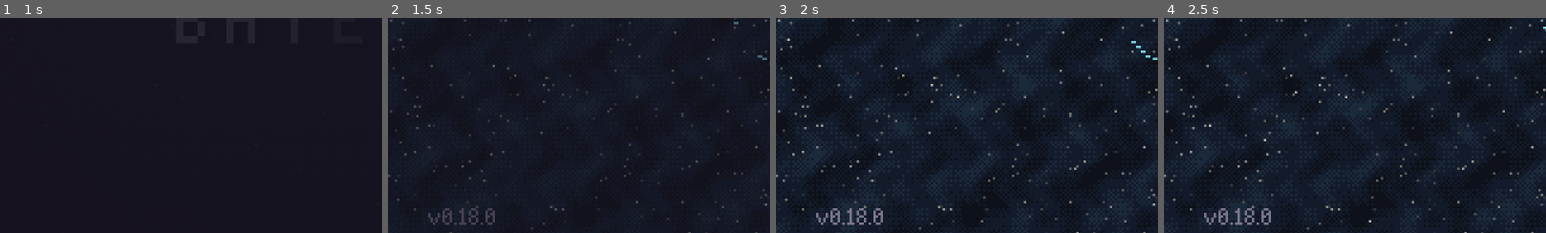
Above: before the commit, frames 1-4 (left to right).
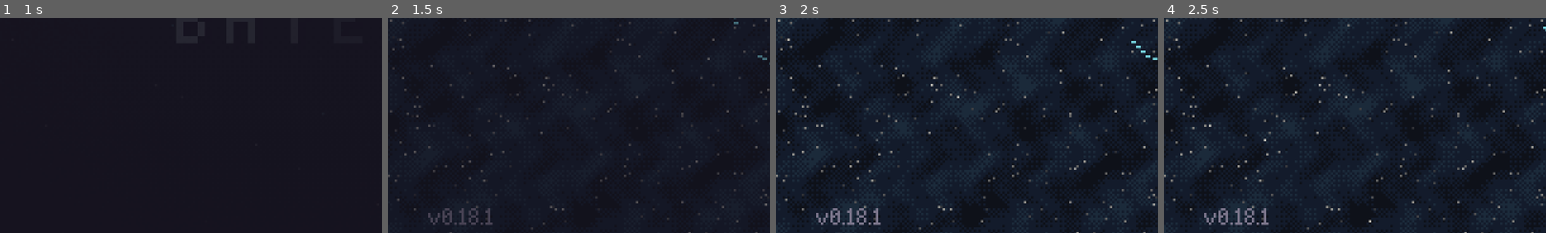
Above: after the commit, the same moments.

Repository: rodriguezric/protektor-jrpg
Game: Godot game, scene res://scenes/shell.tscn
The game is run twice, just before and just after one commit, with the same random seed, the same clock (stepped at 60 frames per second) and the same inputs.
Inputs (mouse positions are % of the whole screen's width and height, from its top left):
- Up to frame 1 (1 s): tap Enter at 0.5 s; move the mouse to (72, 45) at 0.52 s; hold Right (right) from 0.53 s (still down); hold Z (accept) from 0.53 s (still down); click (72, 45) at 0.67 s; tap Space at 0.77 s
- Up to frame 2 (1.5 s): release Right (right) at 1.25 s; release Z (accept) at 1.25 s; drag from (30, 55) to (45, 70) at 1.27 s
- Up to frame 3 (2 s): no input
- Up to frame 4 (2.5 s): move the mouse to (60, 28) at 2.02 s; hold Right (right) from 2.03 s (still down); tap Enter at 2.1 s
The pictures show only the part of the screen within x 2-52%, y 49-99%; the shares and areas given below are measured in that part.

Frame 1 is identical in both runs. In frame 2, 0.1% of the frame differs, in the area x 25-28%, y 88-97%; in frame 3, 0.1%; in frame 4, 0.1%.

Commit message:
feature_ignara_2_fixes

Diff:
--- a/data/missions/ignara_prime_level_02.json
+++ b/data/missions/ignara_prime_level_02.json
@@ -270,7 +270,7 @@
     {
       "id": "ignara_prime_level_02_development_start_message",
       "type": "fx_async_message",
-      "time": 16.15,
+      "time": 12.27,
       "text": "Threat complexity rising.",
       "type_speed_cps": 24,
       "hold_sec": 1.2
@@ -278,203 +278,203 @@
     {
       "id": "ignara_prime_level_02_development_rapid_projectile_burst_01_spawn_01",
       "type": "spawn_enemy",
-      "time": 16.28,
+      "time": 12.4,
       "enemy_type": "asteroid",
       "spawn_side": "angle_335"
     },
     {
       "id": "ignara_prime_level_02_development_rapid_projectile_burst_01_spawn_02",
       "type": "spawn_enemy",
-      "time": 16.56,
+      "time": 12.68,
       "enemy_type": "asteroid",
       "spawn_side": "angle_355"
     },
     {
       "id": "ignara_prime_level_02_development_rapid_projectile_burst_01_spawn_03",
       "type": "spawn_enemy",
-      "time": 16.84,
+      "time": 12.96,
       "enemy_type": "asteroid",
       "spawn_side": "angle_15"
     },
     {
       "id": "ignara_prime_level_02_development_rapid_projectile_burst_01_spawn_04",
       "type": "spawn_enemy",
-      "time": 17.12,
+      "time": 13.24,
       "enemy_type": "drone_fast",
       "spawn_side": "angle_30"
     },
     {
       "id": "ignara_prime_level_02_development_rapid_projectile_burst_01_spawn_05",
       "type": "spawn_enemy",
-      "time": 28.04,
+      "time": 15.64,
       "enemy_type": "asteroid",
       "spawn_side": "angle_245"
     },
     {
       "id": "ignara_prime_level_02_development_rapid_projectile_burst_01_spawn_06",
       "type": "spawn_enemy",
-      "time": 28.32,
+      "time": 15.92,
       "enemy_type": "asteroid",
       "spawn_side": "angle_265"
     },
     {
       "id": "ignara_prime_level_02_development_rapid_projectile_burst_01_spawn_07",
       "type": "spawn_enemy",
-      "time": 28.6,
+      "time": 16.2,
       "enemy_type": "asteroid",
       "spawn_side": "angle_285"
     },
     {
       "id": "ignara_prime_level_02_development_rapid_projectile_burst_01_spawn_08",
       "type": "spawn_enemy",
-      "time": 28.88,
+      "time": 16.48,
       "enemy_type": "drone_fast",
       "spawn_side": "angle_300"
     },
     {
       "id": "ignara_prime_level_02_development_alternating_fast_side_pressure_01_spawn_01",
       "type": "spawn_enemy",
-      "time": 31.23,
+      "time": 18.83,
       "enemy_type": "drone_fast",
       "spawn_side": "angle_82"
     },
     {
       "id": "ignara_prime_level_02_development_alternating_fast_side_pressure_01_spawn_02",
       "type": "spawn_enemy",
-      "time": 31.23,
+      "time": 18.83,
       "enemy_type": "drone_fast",
       "spawn_side": "angle_98"
     },
     {
       "id": "ignara_prime_level_02_development_alternating_fast_side_pressure_01_spawn_03",
       "type": "spawn_enemy",
-      "time": 32.46,
+      "time": 20.06,
       "enemy_type": "drone_fast",
       "spawn_side": "angle_262"
     },
     {
       "id": "ignara_prime_level_02_development_alternating_fast_side_pressure_01_spawn_04",
       "type": "spawn_enemy",
-      "time": 32.46,
+      "time": 20.06,
       "enemy_type": "drone_fast",
       "spawn_side": "angle_278"
     },
     {
       "id": "ignara_prime_level_02_development_alternating_fast_side_pressure_01_spawn_05",
       "type": "spawn_enemy",
-      "time": 33.7,
+      "time": 21.3,
       "enemy_type": "drone_fast",
       "spawn_side": "angle_82"
     },
     {
       "id": "ignara_prime_level_02_development_alternating_fast_side_pressure_01_spawn_06",
       "type": "spawn_enemy",
-      "time": 33.7,
+      "time": 21.3,
       "enemy_type": "drone_fast",
       "spawn_side": "angle_98"
     },
     {
       "id": "ignara_prime_level_02_development_alternating_fast_side_pressure_01_spawn_07",
       "type": "spawn_enemy",
-      "time": 34.93,
+      "time": 22.53,
       "enemy_type": "drone_fast",
       "spawn_side": "angle_262"
     },
     {
       "id": "ignara_prime_level_02_development_alternating_fast_side_pressure_01_spawn_08",
       "type": "spawn_enemy",
-      "time": 34.93,
+      "time": 22.53,
       "enemy_type": "drone_fast",
       "spawn_side": "angle_278"
     },
     {
       "id": "ignara_prime_level_02_development_alternating_fast_side_pressure_01_spawn_09",
       "type": "spawn_enemy",
-      "time": 36.16,
+      "time": 23.76,
       "enemy_type": "drone_fast",
       "spawn_side": "angle_82"
     },
     {
       "id": "ignara_prime_level_02_development_alternating_fast_side_pressure_01_spawn_10",
       "type": "spawn_enemy",
-      "time": 36.16,
+      "time": 23.76,
       "enemy_type": "drone_fast",
       "spawn_side": "angle_98"
     },
     {
       "id": "ignara_prime_level_02_development_alternating_fast_side_pressure_01_spawn_11",
       "type": "spawn_enemy",
-      "time": 37.39,
+      "time": 24.99,
       "enemy_type": "drone_fast",
       "spawn_side": "angle_262"
     },
     {
       "id": "ignara_prime_level_02_development_alternating_fast_side_pressure_01_spawn_12",
       "type": "spawn_enemy",
-      "time": 37.39,
+      "time": 24.99,
       "enemy_type": "drone_fast",
       "spawn_side": "angle_278"
     },
     {
       "id": "ignara_prime_level_02_development_alternating_fast_side_pressure_01_spawn_13",
       "type": "spawn_enemy",
-      "time": 38.62,
+      "time": 26.22,
       "enemy_type": "drone_fast",
       "spawn_side": "angle_82"
     },
     {
       "id": "ignara_prime_level_02_development_alternating_fast_side_pressure_01_spawn_14",
       "type": "spawn_enemy",
-      "time": 38.62,
+      "time": 26.22,
       "enemy_type": "drone_fast",
       "spawn_side": "angle_98"
     },
     {
       "id": "ignara_prime_level_02_development_alternating_fast_side_pressure_01_spawn_15",
       "type": "spawn_enemy",
-      "time": 39.86,
+      "time": 27.46,
       "enemy_type": "drone_fast",
       "spawn_side": "angle_262"
     },
     {
       "id": "ignara_prime_level_02_development_alternating_fast_side_pressure_01_spawn_16",
       "type": "spawn_enemy",
-      "time": 39.86,
+      "time": 27.46,
       "enemy_type": "drone_fast",
       "spawn_side": "angle_278"
     },
     {
       "id": "ignara_prime_level_02_development_alternating_fast_side_pressure_01_spawn_17",
       "type": "spawn_enemy",
-      "time": 41.09,
+      "time": 28.69,
       "enemy_type": "drone_fast",
       "spawn_side": "angle_82"
     },
     {
       "id": "ignara_prime_level_02_development_alternating_fast_side_pressure_01_spawn_18",
       "type": "spawn_enemy",
-      "time": 41.09,
+      "time": 28.69,
       "enemy_type": "drone_fast",
       "spawn_side": "angle_98"
     },
     {
       "id": "ignara_prime_level_02_development_alternating_fast_side_pressure_01_spawn_19",
       "type": "spawn_enemy",
-      "time": 42.32,
+      "time": 29.92,
       "enemy_type": "drone_fast",
       "spawn_side": "angle_262"
     },
     {
       "id": "ignara_prime_level_02_development_alternating_fast_side_pressure_01_spawn_20",
       "type": "spawn_enemy",
-      "time": 42.32,
+      "time": 29.92,
       "enemy_type": "drone_fast",
       "spawn_side": "angle_278"
     },
     {
       "id": "ignara_prime_level_02_final_clear_start_message",
       "type": "fx_async_message",
-      "time": 44.15,
+      "time": 31.75,
       "text": "Final contact sweep.",
       "type_speed_cps": 24,
       "hold_sec": 1.2
@@ -482,140 +482,140 @@
     {
       "id": "ignara_prime_level_02_final_clear_chain_lane_ignition_02_spawn_01",
       "type": "spawn_enemy",
-      "time": 44.18,
+      "time": 31.78,
       "enemy_type": "drone_fast",
       "spawn_side": "angle_340"
     },
     {
       "id": "ignara_prime_level_02_final_clear_chain_lane_ignition_02_spawn_02",
       "type": "spawn_enemy",
-      "time": 44.36,
+      "time": 31.96,
       "enemy_type": "asteroid",
       "spawn_side": "east"
     },
     {
       "id": "ignara_prime_level_02_final_clear_chain_lane_ignition_02_spawn_03",
       "type": "spawn_enemy",
-      "time": 44.54,
+      "time": 32.14,
       "enemy_type": "drone_fast",
       "spawn_side": "angle_20"
     },
     {
       "id": "ignara_prime_level_02_final_clear_chain_lane_ignition_02_spawn_04",
       "type": "spawn_enemy",
-      "time": 46.88,
+      "time": 34.48,
       "enemy_type": "drone_fast",
       "spawn_side": "angle_250"
     },
     {
       "id": "ignara_prime_level_02_final_clear_chain_lane_ignition_02_spawn_05",
       "type": "spawn_enemy",
-      "time": 47.06,
+      "time": 34.66,
       "enemy_type": "asteroid",
       "spawn_side": "north"
     },
     {
       "id": "ignara_prime_level_02_final_clear_chain_lane_ignition_02_spawn_06",
       "type": "spawn_enemy",
-      "time": 47.24,
+      "time": 34.84,
       "enemy_type": "drone_fast",
       "spawn_side": "angle_290"
     },
     {
       "id": "ignara_prime_level_02_final_clear_chain_lane_ignition_02_spawn_07",
       "type": "spawn_enemy",
-      "time": 49.58,
+      "time": 37.18,
       "enemy_type": "drone_fast",
       "spawn_side": "angle_70"
     },
     {
       "id": "ignara_prime_level_02_final_clear_chain_lane_ignition_02_spawn_08",
       "type": "spawn_enemy",
-      "time": 49.76,
+      "time": 37.36,
       "enemy_type": "asteroid",
       "spawn_side": "south"
     },
     {
       "id": "ignara_prime_level_02_final_clear_chain_lane_ignition_02_spawn_09",
       "type": "spawn_enemy",
-      "time": 49.94,
+      "time": 37.54,
       "enemy_type": "drone_fast",
       "spawn_side": "angle_110"
     },
     {
       "id": "ignara_prime_level_02_final_clear_chain_lane_ignition_02_spawn_10",
       "type": "spawn_enemy",
-      "time": 52.28,
+      "time": 39.88,
       "enemy_type": "drone_fast",
       "spawn_side": "angle_160"
     },
     {
       "id": "ignara_prime_level_02_final_clear_chain_lane_ignition_02_spawn_11",
       "type": "spawn_enemy",
-      "time": 52.46,
+      "time": 40.06,
       "enemy_type": "asteroid",
       "spawn_side": "west"
     },
     {
       "id": "ignara_prime_level_02_final_clear_chain_lane_ignition_02_spawn_12",
       "type": "spawn_enemy",
-      "time": 52.64,
+      "time": 40.24,
       "enemy_type": "drone_fast",
       "spawn_side": "angle_200"
     },
     {
       "id": "ignara_prime_level_02_final_clear_double_lane_rush_02_spawn_01",
       "type": "spawn_enemy",
-      "time": 53.27,
+      "time": 40.87,
       "enemy_type": "asteroid",
       "spawn_side": "south"
     },
     {
       "id": "ignara_prime_level_02_final_clear_double_lane_rush_02_spawn_02",
       "type": "spawn_enemy",
-      "time": 53.54,
+      "time": 41.14,
       "enemy_type": "asteroid",
       "spawn_side": "north"
     },
     {
       "id": "ignara_prime_level_02_final_clear_double_lane_rush_02_spawn_03",
       "type": "spawn_enemy",
-      "time": 53.81,
+      "time": 41.41,
       "enemy_type": "drone_fast",
       "spawn_side": "angle_75"
     },
     {
       "id": "ignara_prime_level_02_final_clear_double_lane_rush_02_spawn_04",
       "type": "spawn_enemy",
-      "time": 54.08,
+      "time": 41.68,
       "enemy_type": "drone_fast",
       "spawn_side": "angle_285"
     },
     {
       "id": "ignara_prime_level_02_final_clear_double_lane_rush_02_spawn_05",
       "type": "spawn_enemy",
-      "time": 54.89,
+      "time": 42.49,
       "enemy_type": "asteroid",
       "spawn_side": "north"
     },
     {
       "id": "ignara_prime_level_02_final_clear_double_lane_rush_02_spawn_06",
       "type": "spawn_enemy",
-      "time": 55.16,
+      "time": 42.76,
       "enemy_type": "asteroid",
       "spawn_side": "west"
     },
     {
       "id": "ignara_prime_level_02_final_clear_double_lane_rush_02_spawn_07",
       "type": "spawn_enemy",
-      "time": 55.43,
+      "time": 43.03,
       "enemy_type": "drone_fast",
       "spawn_side": "angle_255"
     },
     {
       "id": "ignara_prime_level_02_final_clear_double_lane_rush_02_spawn_08",
       "type": "spawn_enemy",
-      "time": 55.7,
+      "time": 43.3,
       "enemy_type": "drone_fast",
       "spawn_side": "angle_195"
     }
--- a/project.godot
+++ b/project.godot
@@ -11,7 +11,7 @@
 [application]
 
 config/name="Protektor: Children of the Void"
-config/version="0.18.0"
+config/version="0.18.1"
 run/main_scene="res://scenes/shell.tscn"
 config/features=PackedStringArray("4.6")
 run/flush_stdout_on_print=true
